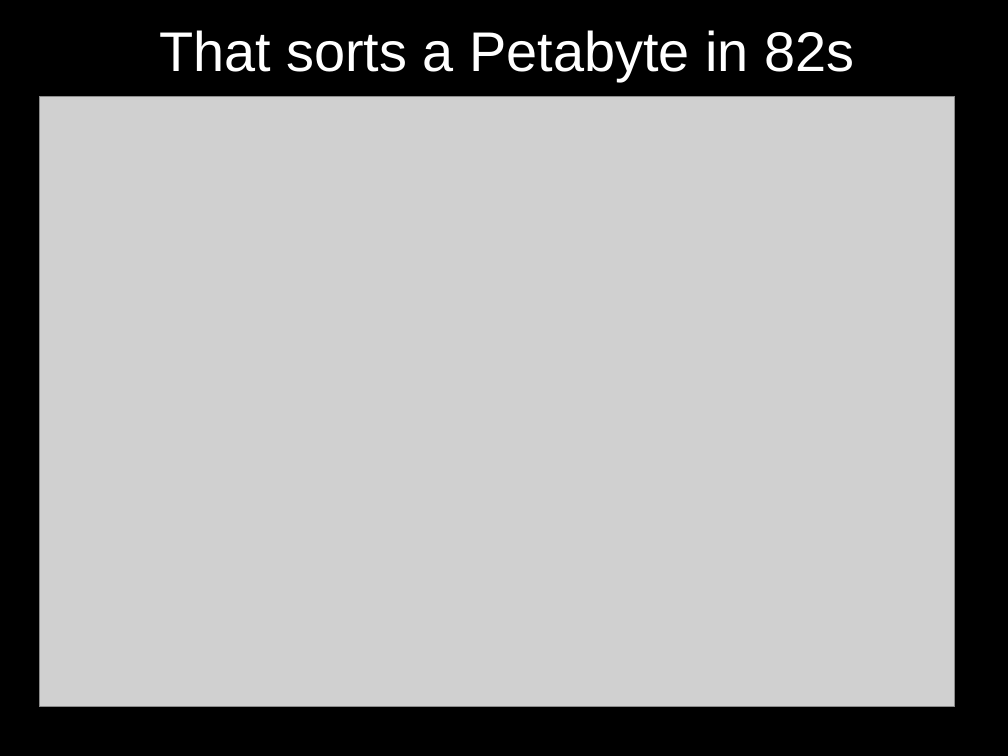
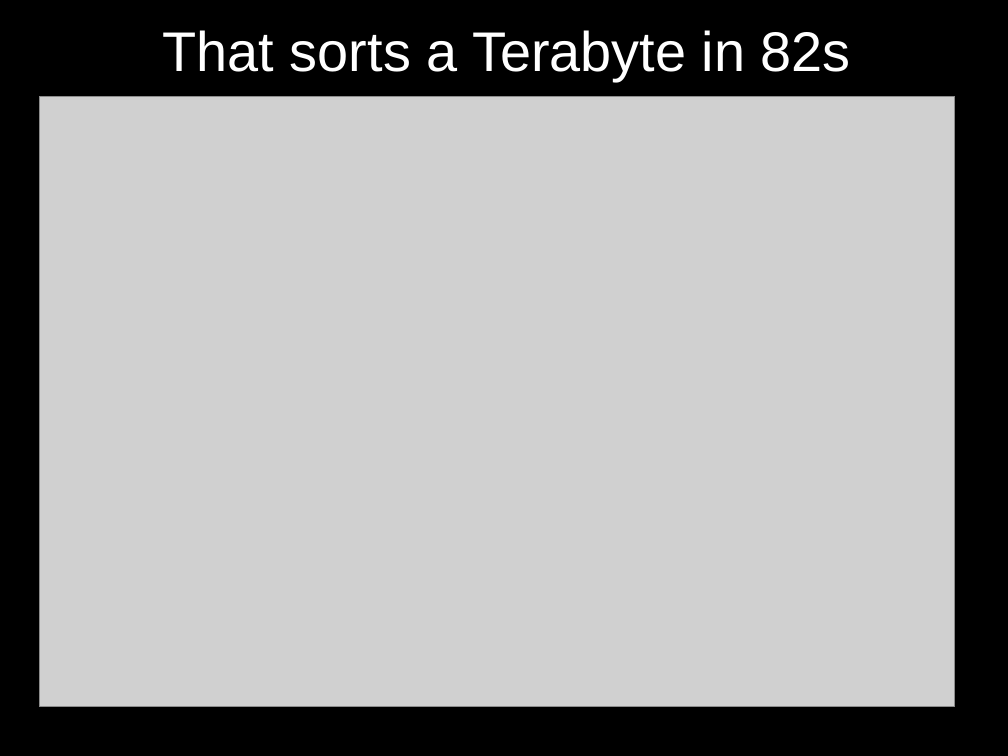
Before and after one commit to rhusar/smartfrog, a slide deck: slide 6 of core/components/hadoop/doc/my_other_computer_is_a_datacentre.ppt. Drawn at 1008x756 pixels with LibreOffice and Linux fonts; fonts in the diff are those of the drawing; grey boxes stand for pictures. Boxes give left, top, right and bottom in pixels: in the first picture for what was removed or moved away, otherwise in the second. Text is boxed around its words. In the diff, an @@ line names an element or a change of style, - is before the commit and + after.

```diff
--- a/core/components/hadoop/doc/my_other_computer_is_a_datacentre.ppt
+++ b/core/components/hadoop/doc/my_other_computer_is_a_datacentre.ppt
@@ text at bbox=[163, 30, 851, 81]: text changed @@
-That sorts a Petabyte in 82s
+That sorts a Terabyte in 82s
```
Also in this commit, not shown: 16 other slides changed, 1 slide added.
